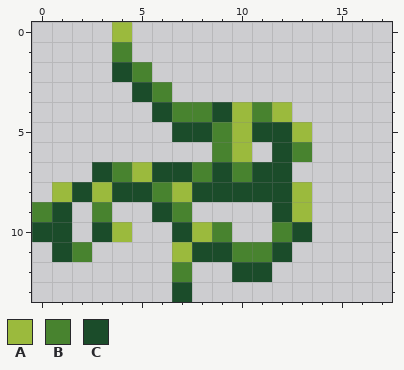
Edited in one commit: pixel-art sprite (guns/ammonatorflowerred/image/gun.png). That is the earlier state.
The file is 18x14 pixels.
Palette (. is transparent): A #9bba3d  B #48832f  C #1b4c2a
Pixels before, first column x 0:
 0 ....A.........
 1 ....B.........
 2 ....CB........
 3 .....CB.......
 4 ......CBBCABA.
 5 .......CCBACCA
 6 .........BA.CB
 7 ...CBACCBCBCC.
 8 .ACACCBACCCCCA
 9 BC.B..CB....CA
10 CC.CA..CAB..BC
11 .CB....ACCBBC.
12 .......B..CC..
13 .......C......
And afterwards:
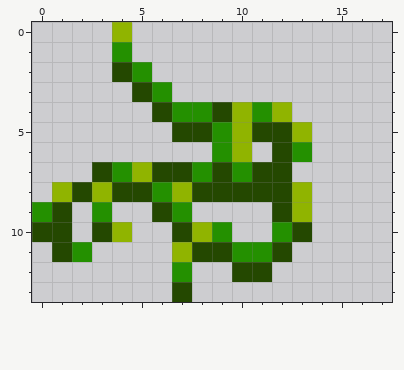
What changed:
colour A: #9bba3d -> #90b400
colour B: #48832f -> #249000
colour C: #1b4c2a -> #244800
Boxes around the changes in both pictures, in picture pixels (x1, y1, x2, y2):
changed: (32, 22, 312, 302)
